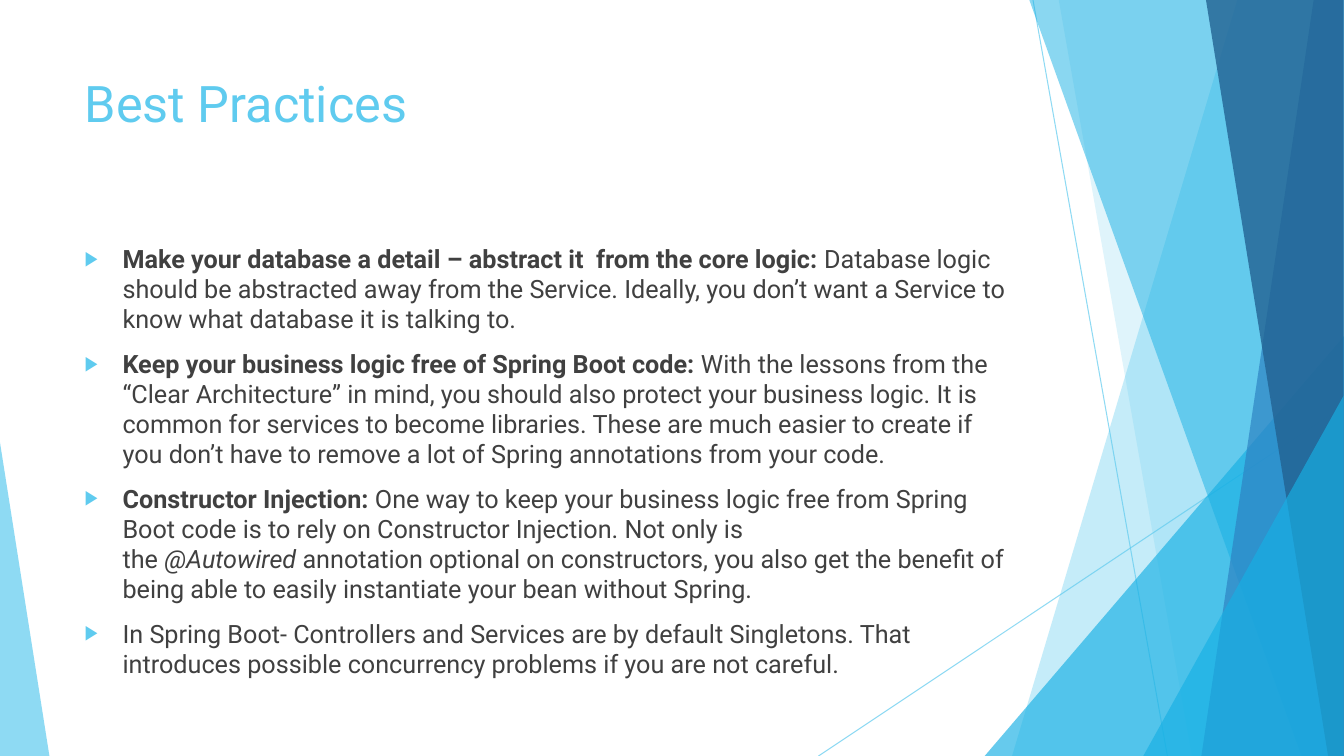
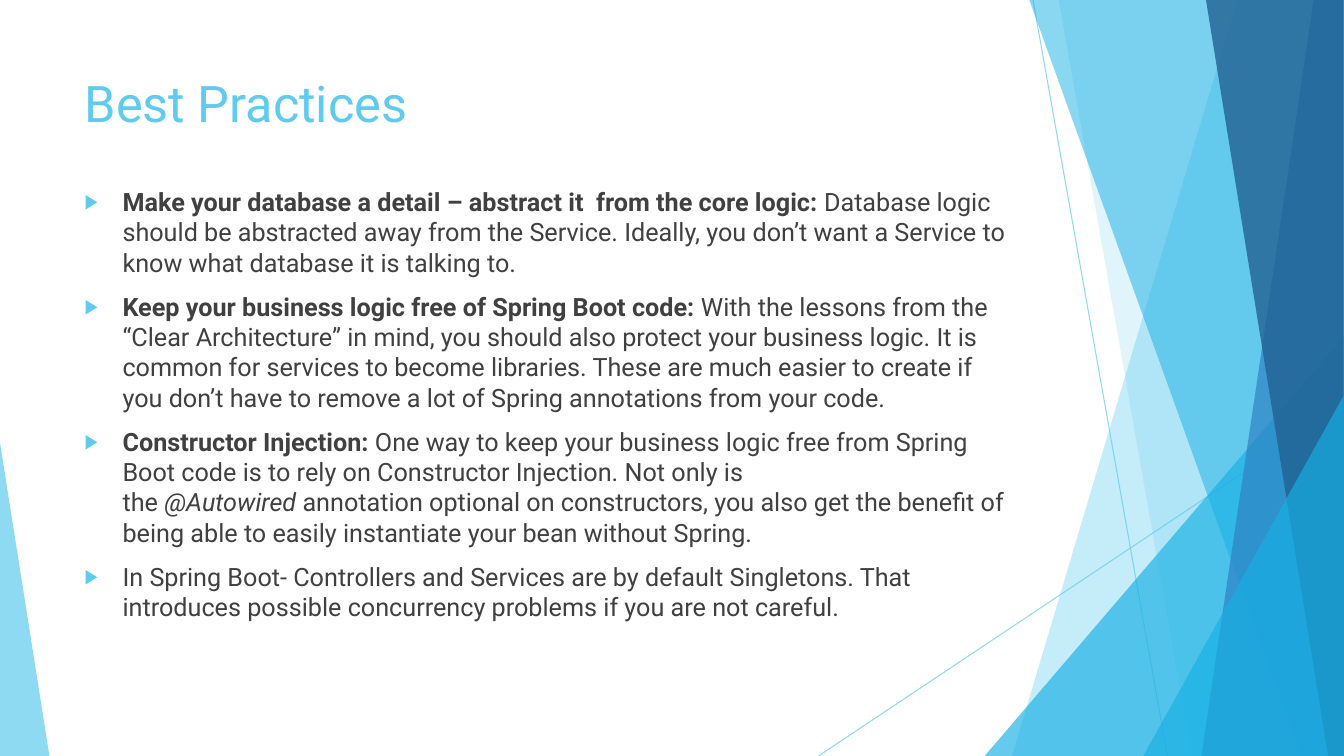
Before and after one commit to vlytsus/springboot-cloud-demo-one, a slide deck: slide 22 of docs/Introduction_To_Microservices_Part_2_boot.pptx (slide 20 before the commit). Drawn at 1344x756 pixels with LibreOffice and Linux fonts; fonts in the diff are those of the drawing. Boxes give left, top, right and bottom in pixels: in the first picture for what was removed or moved away, otherwise in the second. Text is boxed around its words. In the diff, an @@ line names an element or a change of style, - is before the commit and + after.

```diff
--- a/docs/Introduction_To_Microservices_Part_2_boot.pptx
+++ b/docs/Introduction_To_Microservices_Part_2_boot.pptx
@@ text "Make your database a detail ...": place and size @@
-text "Make your database a detail ..." at box(123, 249, 1005, 679)
+text "Make your database a detail ..." at box(123, 192, 1005, 622)
```
Also in this commit, not shown: 2 other slides changed, 2 slides added, 1 other file.
